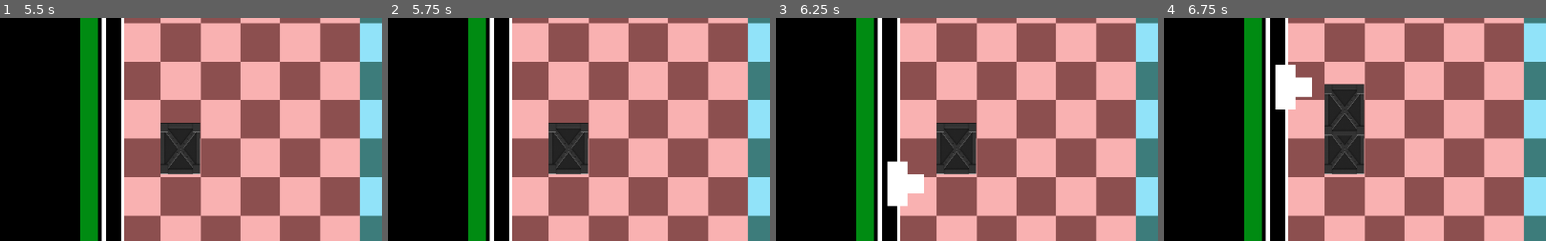
Above: before the commit, frames 1-4 (left to right).
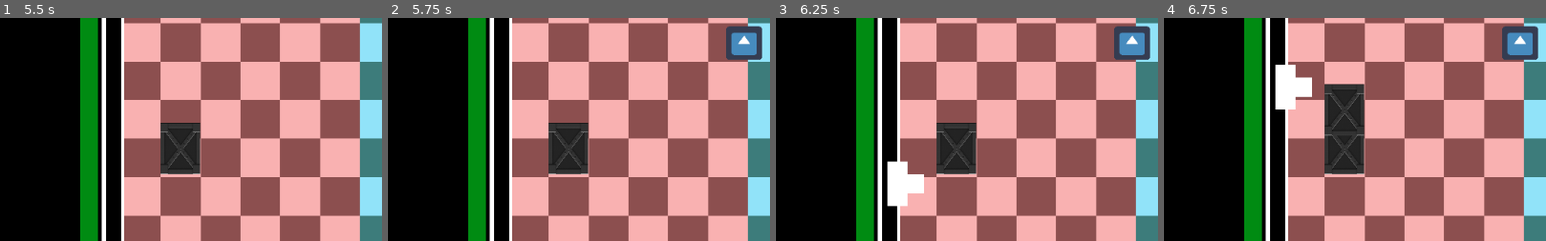
Above: after the commit, the same moments.

Repository: Raelr/dd-pong-invaders
Game: Godot game, scene res://scenes/Main.tscn
The game is run twice, just before and just after one commit, with the same random seed, the same clock (stepped at 60 frames per second) and the same inputs. The engine's default icon, where the game draws it, is replaced by a stand-in: a white triangle on a blue panel in a dark square.
Inputs (mouse positions are % of the whole screen's width and height, from its top left):
- Up to frame 1 (5.5 s): tap Enter at 0.5 s; move the mouse to (48, 54) at 0.52 s; hold W 0.53-1.28 s; click (48, 54) at 0.6 s; move the mouse to (30, 55) at 1.27 s; hold S 1.28-2.03 s; tap E (playerActive) at 1.35 s; move the mouse to (60, 28) at 2.02 s; hold W 2.03-3.53 s; tap O (playerTwoActive) at 2.1 s; move the mouse to (45, 70) at 2.77 s; tap F at 2.85 s; click (45, 70) at 2.92 s; move the mouse to (80, 65) at 3.52 s; hold H 3.53-4.28 s; hold S from 3.53 s (still down); move the mouse to (20, 35) at 4.27 s; tap I at 4.35 s; move the mouse to (55, 50) at 5.02 s; hold K from 5.03 s (still down); click (55, 50) at 5.17 s
- Up to frame 2 (5.75 s): keep holding S; keep holding K
- Up to frame 3 (6.25 s): move the mouse to (35, 25) at 5.77 s; release S at 5.78 s; release K at 5.78 s; hold W from 5.78 s (still down); click (35, 25) at 5.85 s
- Up to frame 4 (6.75 s): keep holding W; move the mouse to (72, 45) at 6.52 s; tap E (playerActive) at 6.6 s
The pictures show only the part of the screen within x 3-53%, y 38-88%; the shares and areas given below are measured in that part.

Frame 1 is identical in both runs. In frame 2, 1.4% of the frame differs, in the area x 88-98%, y 3-19%; in frame 3, 1.4%; in frame 4, 1.4%.

Commit message:
integrated powerup spawning with main scene

Diff:
--- a/scenes/Main.tscn
+++ b/scenes/Main.tscn
@@ -1,10 +1,11 @@
-[gd_scene load_steps=6 format=2]
+[gd_scene load_steps=7 format=2]
 
 [ext_resource path="res://scenes/Arena.tscn" type="PackedScene" id=1]
 [ext_resource path="res://scenes/Player.tscn" type="PackedScene" id=2]
 [ext_resource path="res://sprites/PlayerLeft.png" type="Texture" id=3]
 [ext_resource path="res://scenes/MainMenu.tscn" type="PackedScene" id=4]
 [ext_resource path="res://scripts/GameManager.gd" type="Script" id=5]
+[ext_resource path="res://scenes/PowerupSpawner.tscn" type="PackedScene" id=6]
 
 [node name="Main" type="Node2D"]
 script = ExtResource( 5 )
@@ -49,3 +50,6 @@
 visible = false
 position = Vector2( 515.571, 236.963 )
 zoom = Vector2( 0.9, 0.925 )
+
+[node name="PowerupSpawner" parent="." instance=ExtResource( 6 )]
+visible = false
--- a/scenes/Powerup.tscn
+++ b/scenes/Powerup.tscn
@@ -1,10 +1,18 @@
-[gd_scene load_steps=3 format=2]
+[gd_scene load_steps=4 format=2]
 
 [ext_resource path="res://icon.png" type="Texture" id=1]
 [ext_resource path="res://scripts/Powerup.gd" type="Script" id=2]
 
-[node name="Powerup" type="Sprite"]
-position = Vector2( 510, 239 )
+[sub_resource type="RectangleShape2D" id=1]
+extents = Vector2( 21.6438, 20.836 )
+
+[node name="Area2D" type="Area2D"]
+script = ExtResource( 2 )
+
+[node name="CollisionShape2D" type="CollisionShape2D" parent="."]
+shape = SubResource( 1 )
+
+[node name="Powerup" type="Sprite" parent="."]
 scale = Vector2( 0.34375, 0.328125 )
 texture = ExtResource( 1 )
-script = ExtResource( 2 )
+[connection signal="area_entered" from="." to="." method="_on_Powerup_area_entered"]
--- a/scripts/Bullet.gd
+++ b/scripts/Bullet.gd
@@ -36,4 +36,3 @@
 
 func _on_Bullet_area_entered(area):
 	print("disappear")
-	pass # Replace with function body.
--- a/scripts/Button.gd
+++ b/scripts/Button.gd
@@ -31,3 +31,6 @@
 
 func _on_Button_mouse_exited():
 	$ButtonLabel.modulate = normal_color
+
+func isBullet():
+	return false
--- a/scripts/GameManager.gd
+++ b/scripts/GameManager.gd
@@ -53,3 +53,7 @@
 	print("Paused = " + ("true" if (is_active) else "false"))
 	$PlayerOne.is_paused = is_active
 	$PlayerTwo.is_paused = is_active
+	$PowerupSpawner.is_paused = is_active
+
+func activate_powerup():
+	pass
--- a/scripts/Powerup.gd
+++ b/scripts/Powerup.gd
@@ -1,11 +1,14 @@
-extends Sprite
+extends Area2D
 
 var elapsed : float = 0.0
 var ttl : float = 0.0
 var update : bool = false
+var is_powerup = true
+var powerup_type : int = 0;
 
 func start(type : int, duration : float):
 	ttl = duration
+	powerup_type = type
 	update = true
 
 func _process(delta):
@@ -13,3 +16,8 @@
 		elapsed += delta
 		if elapsed >= ttl:
 			queue_free()
+
+func _on_Powerup_area_entered(area):
+	# Do stuff
+	if area.isBullet():
+		pass
--- a/scripts/PowerupSpawner.gd
+++ b/scripts/PowerupSpawner.gd
@@ -4,23 +4,17 @@
 const Time_To_Disappear = 5
 
 var Elapsed_Time = 0
+var is_paused : bool = false
 
 var V2 = Vector2()
 
 var Powerup_Scene = preload("res://scenes/Powerup.tscn")
 
-# Declare member variables here. Examples:
-# var a = 2
-# var b = "text"
-
-# Called when the node enters the scene tree for the first time.
-func _ready():
-	pass # Replace with function body.
-
 # Called every frame. 'delta' is the elapsed time since the previous frame.
 func _process(delta):
-	Elapsed_Time += delta
-	power_up_init()
+	if not is_paused:
+		Elapsed_Time += delta
+		power_up_init()
 
 func power_up_init():
 	if Elapsed_Time >= Time_To_Power_Up:
